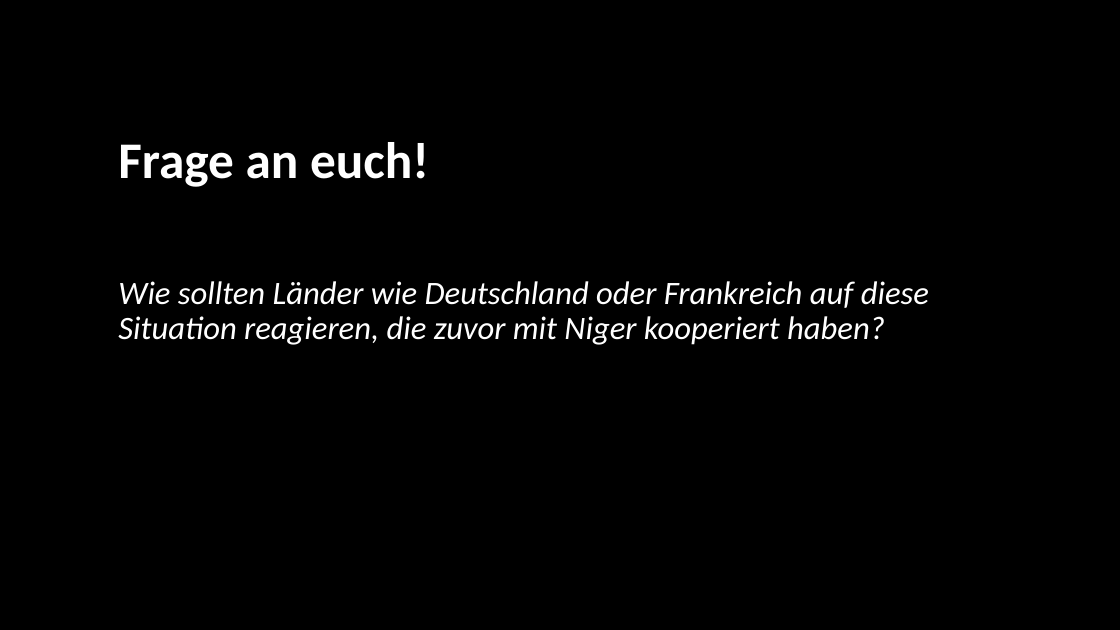
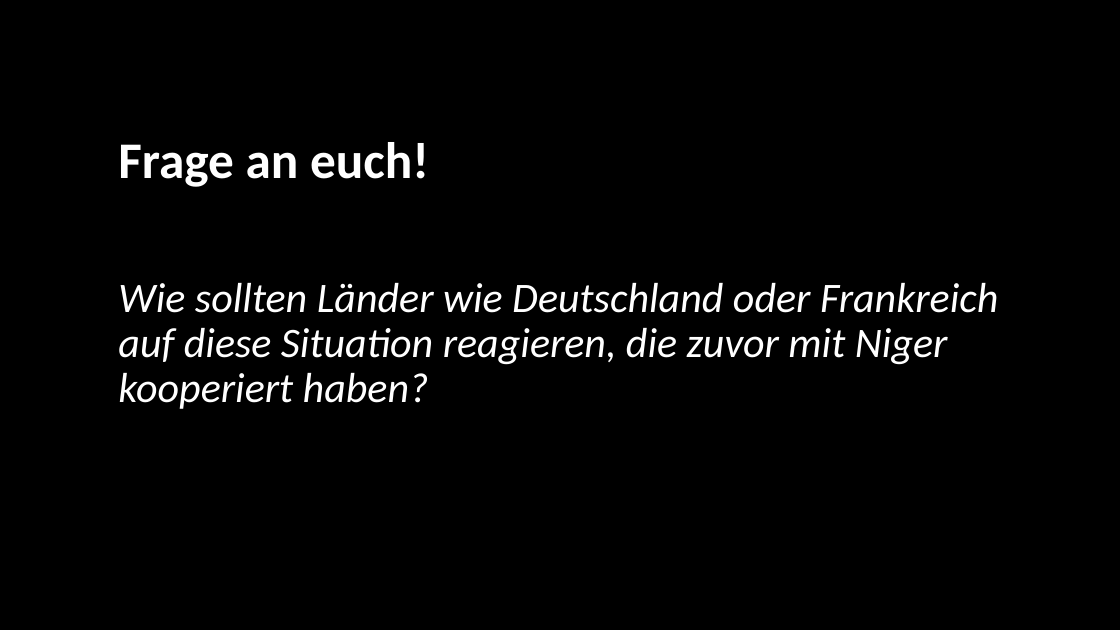
Before and after one commit to AH1M1-Org/School, a slide deck: slide 14 of Gesellschaftslehre/001_Gesellschaftlehre_Wochenbericht.pptx. Drawn at 1120x630 pixels with LibreOffice and Linux fonts; fonts in the diff are those of the drawing; background and template pictures are left out; a plain dark background stands for a picture behind light text. Boxes give left, top, right and bottom in pixels: in the first picture for what was removed or moved away, otherwise in the second. Text is boxed around its words. In the diff, an @@ line names an element or a change of style, - is before the commit and + after.

```diff
--- a/Gesellschaftslehre/001_Gesellschaftlehre_Wochenbericht.pptx
+++ b/Gesellschaftslehre/001_Gesellschaftlehre_Wochenbericht.pptx
@@ text "Wie sollten Länder wie Deutschland ..." at [118,283,998,409]: size 28 to 36 pt @@
```
Also in this commit, not shown: 7 other slides changed, 1 other file.
